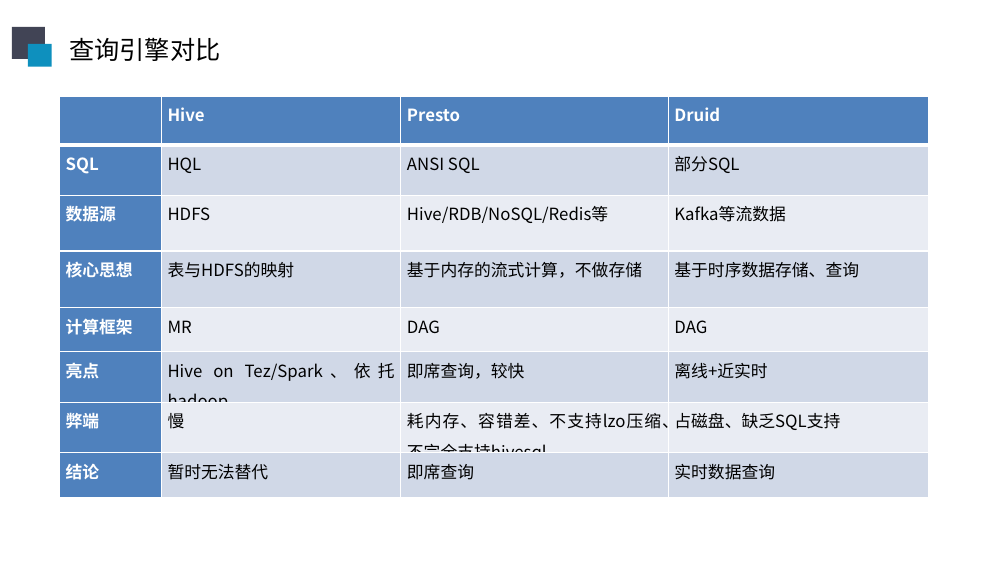
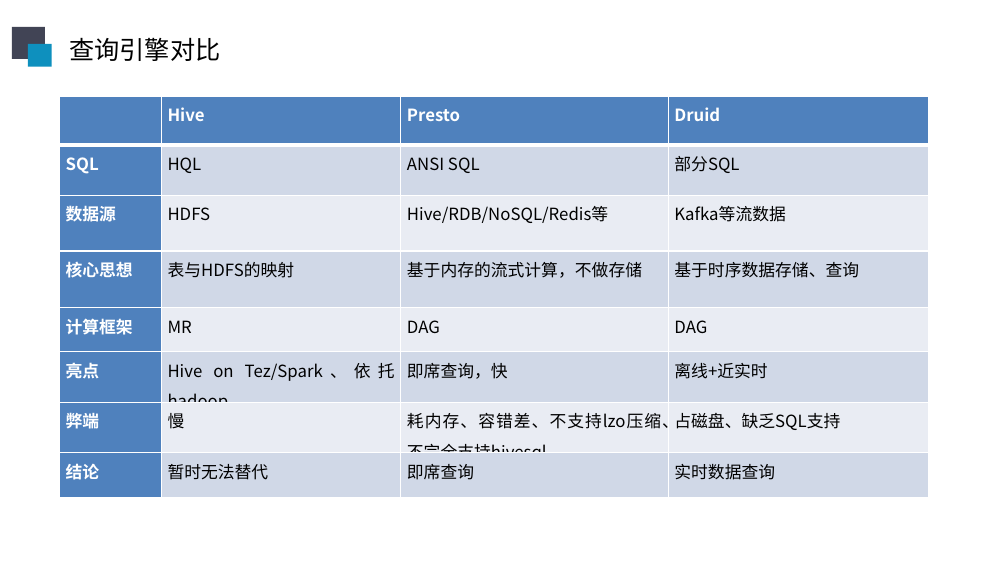
Before and after one commit to sunliangliang9201/interview_prepare, a slide deck: slide 21 of 在线阶段汇报20190606.pptx (slide 20 before the commit). Drawn at 1008x567 pixels with LibreOffice and Linux fonts; fonts in the diff are those of the drawing. Boxes give left, top, right and bottom in pixels: in the first picture for what was removed or moved away, otherwise in the second. Text is boxed around its words. In the diff, an @@ line names an element or a change of style, - is before the commit and + after.

```diff
--- a/在线阶段汇报20190606.pptx
+++ b/在线阶段汇报20190606.pptx
@@ table at (59,97,928,493) @@
-row 6, column 3: 即席查询，较快
+row 6, column 3: 即席查询，快
```
Also in this commit, not shown: 7 other slides changed, 1 slide added.
